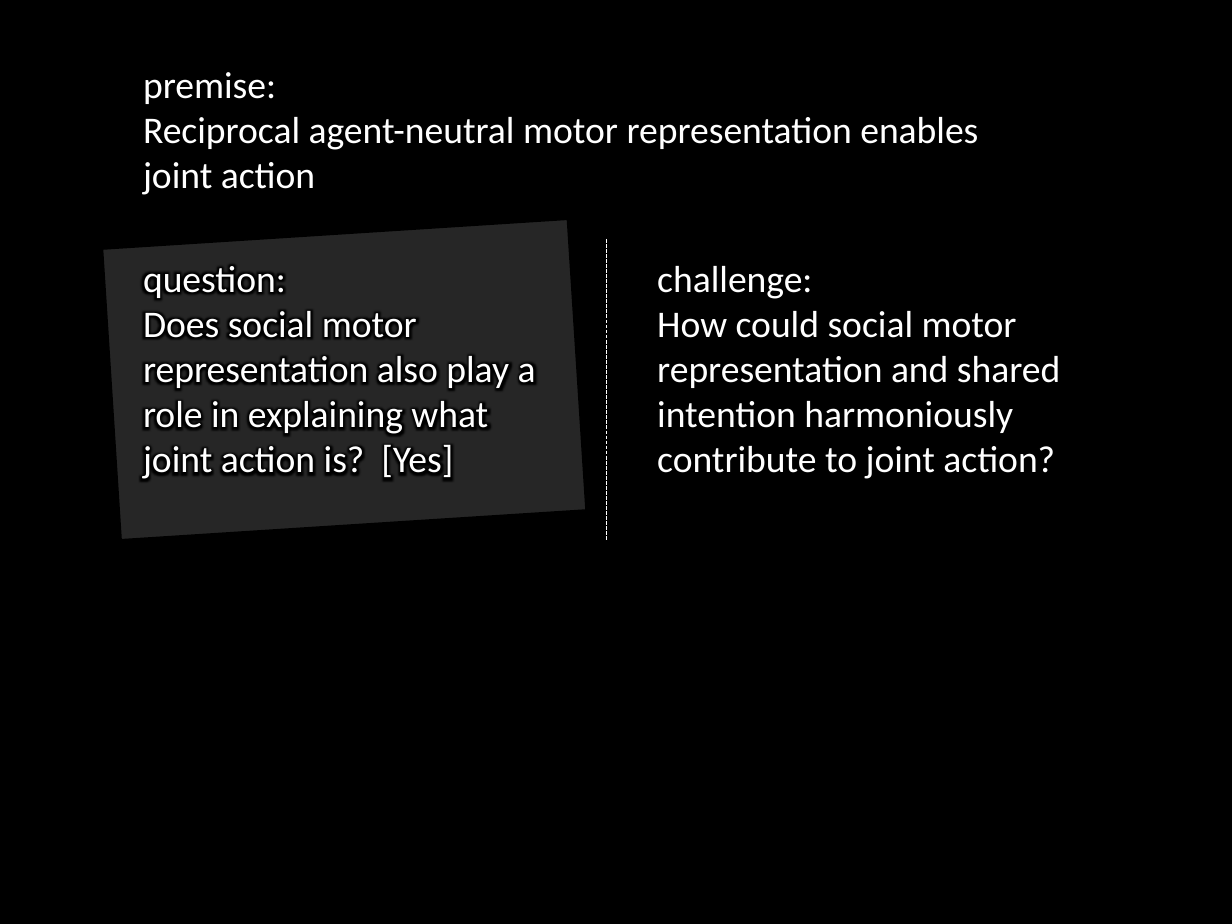
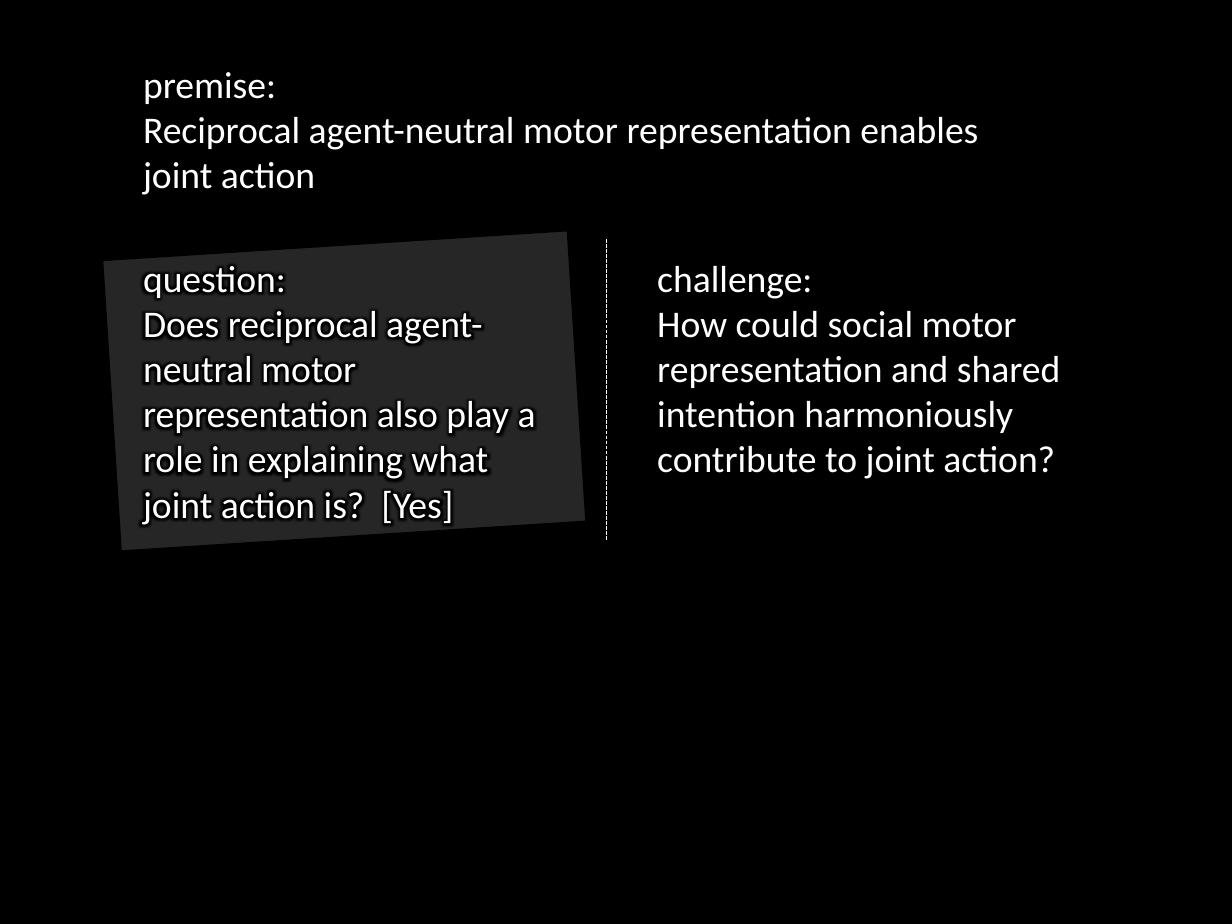
Before and after one commit to butterfill/writing, a slide deck: slide 8 of conf joint action --- sharing goals vs sharing intentions cambridge 2012 talk/intention and motor representation in joint action v2.pptx (slide 7 before the commit). Drawn at 1232x924 pixels with LibreOffice and Linux fonts; fonts in the diff are those of the drawing. Boxes give left, top, right and bottom in pixels: in the first picture for what was removed or moved away, otherwise in the second. Text is boxed around its words. In the diff, an @@ line names an element or a change of style, - is before the commit and + after.

Commit message:
wip

```diff
--- a/conf joint action --- sharing goals vs sharing intentions cambridge 2012 talk/intention and motor representation in joint action v2.pptx
+++ b/conf joint action --- sharing goals vs sharing intentions cambridge 2012 talk/intention and motor representation in joint action v2.pptx
@@ rectangle moved from (x1=103, y1=219, x2=587, y2=540) to (x1=103, y1=230, x2=587, y2=551) @@
@@ text at (x1=143, y1=311, x2=536, y2=525): text changed @@
-Does social motor representation also play a role in explaining what joint action is? [Yes]
+Does reciprocal agent-neutral motor representation also play a role in explaining what joint action is? [Yes]
```
Also in this commit, not shown: 7 other slides changed, 11 slides added, 6 slides removed.
